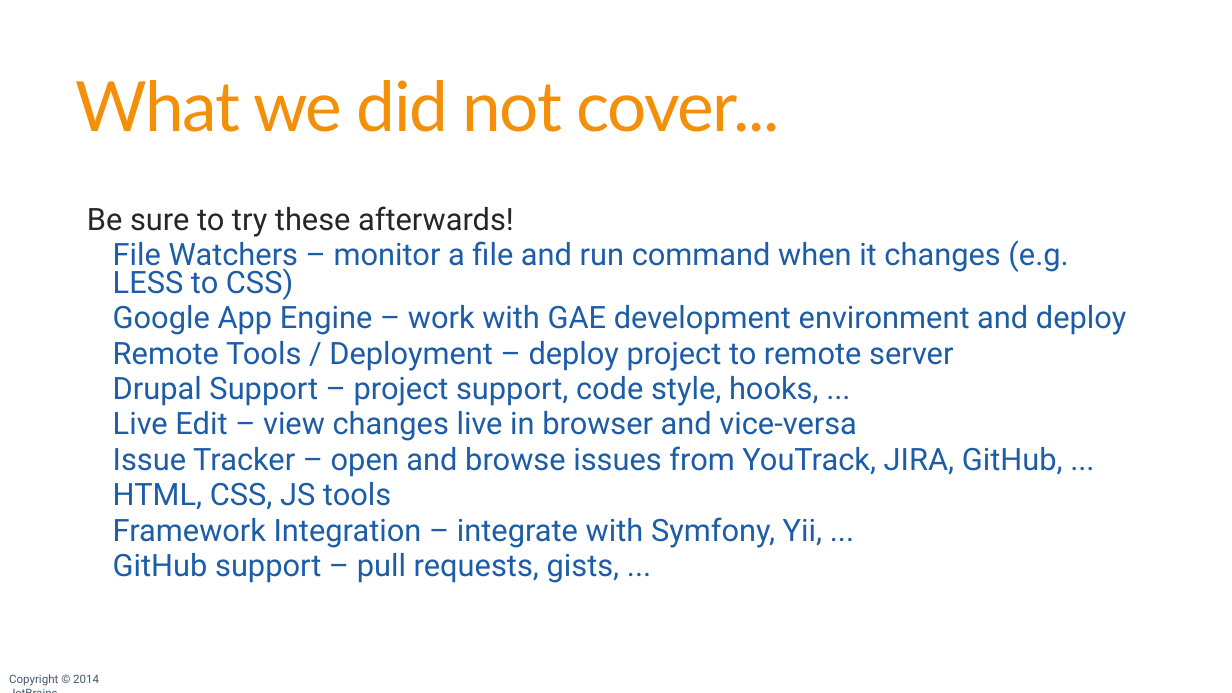
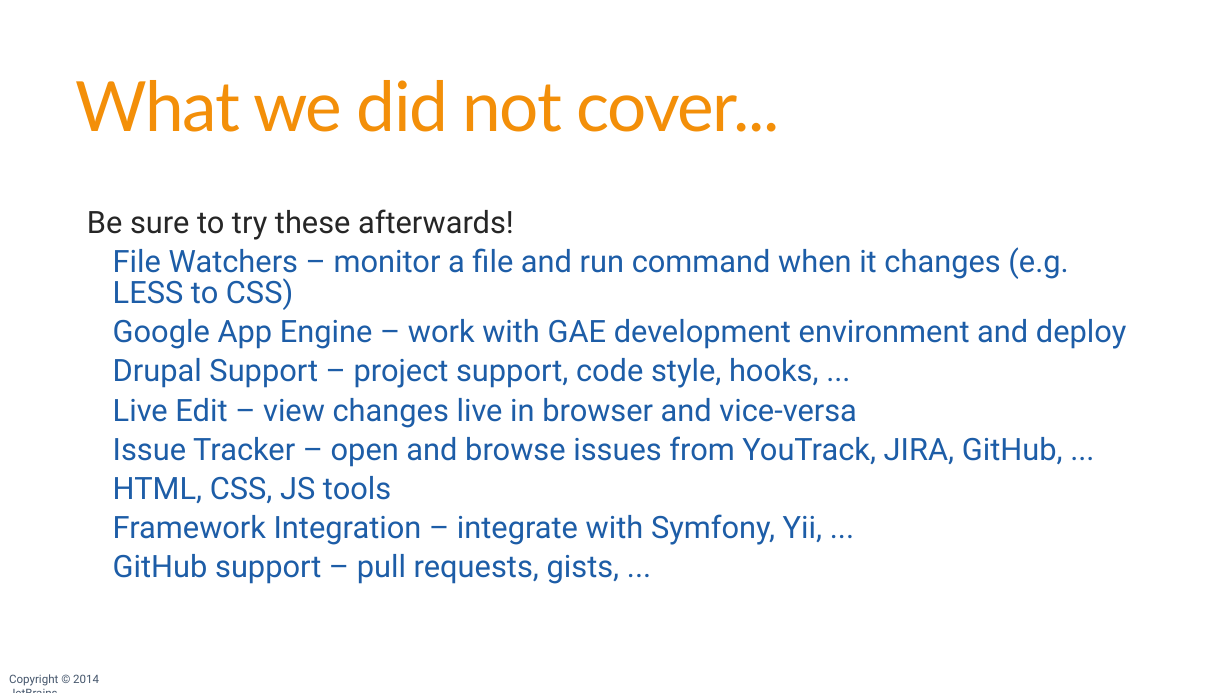
Before and after one commit to JetBrains/phpstorm-workshop, a slide deck: slide 133 of PhpStorm Workshop.pptx (slide 130 before the commit). Drawn at 1232x693 pixels with LibreOffice and Linux fonts; fonts in the diff are those of the drawing; background and template pictures are left out. Boxes give left, top, right and bottom in pixels: in the first picture for what was removed or moved away, otherwise in the second. Text is boxed around its words. In the diff, an @@ line names an element or a change of style, - is before the commit and + after.

```diff
--- a/PhpStorm Workshop.pptx
+++ b/PhpStorm Workshop.pptx
@@ text "Be sure to try these ..." at (x1=87, y1=209, x2=1126, y2=584): line spacing 0.75 to 0.85 @@
@@ text at (x1=113, y1=341, x2=953, y2=371): paragraph removed @@
-    Remote Tools / Deployment – deploy project to remote server
```
Also in this commit, not shown: 14 other slides changed, 5 slides added, 2 slides removed, 1 other file.
